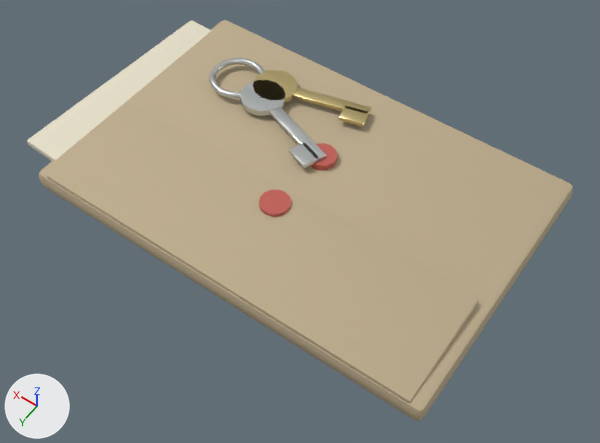
What one commit did to the FBX model Prototype/Assets/CTCC/Art/Meshes/CTCC_PROP_BayEnvelope.fbx.
Before and after are seen from a 50 mm lens placed at (-0.182, 0.259, 0.379), pointed at (-0.007, 0.014, -0.005). The axes (+X, +Y, +Z) are drawn at lower left. The lights are the same throughout. The first picture is the older version.

The first picture shows 'CTCC_PROP_BayEnvelope'.
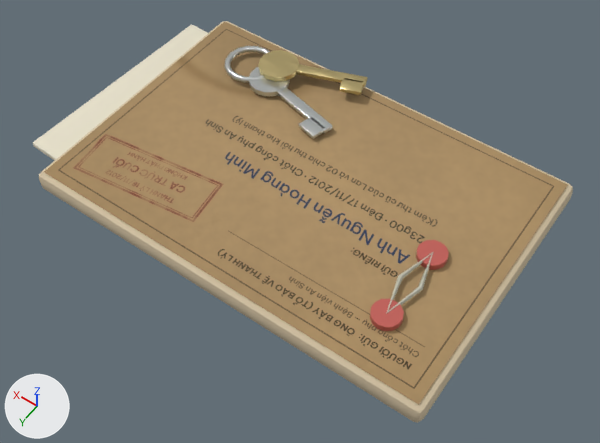
Where the change shows, as pixel boxes [x1, y1, x2, y2] in the pictures (600 x 443 px; the box of a moved part takes in the faces that stretch with it):
'CTCC_PROP_BayEnvelope', reshaped: before [27, 20, 573, 421]; after [33, 21, 573, 423]
part 1 of me_cube, moved or reshaped: before [39, 20, 573, 421]; after [39, 21, 573, 423]
part 2 of me_cube, added (red): after [370, 299, 404, 331]
part 3 of me_cube, added (red): after [416, 240, 449, 270]
part 4 of me_cube, moved or reshaped: before [27, 20, 211, 161]; after [33, 25, 208, 161]
part 5 of me_cube, moved or reshaped: before [209, 58, 264, 98]; after [224, 46, 270, 83]
part 6 of me_cube, added: after [249, 67, 290, 97]
part 7 of me_cube, moved or reshaped: before [292, 87, 371, 115]; after [277, 87, 333, 133]
part 8 of me_cube, moved or reshaped: before [289, 143, 319, 168]; after [299, 117, 325, 139]
part 9 of me_cube, added (beige): after [258, 50, 299, 82]
part 10 of me_cube, moved or reshaped: before [269, 106, 326, 162]; after [296, 64, 368, 87]
part 11 of me_cube, moved or reshaped: before [339, 106, 368, 126]; after [339, 78, 364, 95]
part 12 of me_cube, rebuilt (22% wider, 28% taller): before [47, 105, 478, 403]; after [44, 22, 568, 405]
part 13 of me_cube, added: after [386, 251, 434, 314]
part 14 of me_cube, deleted: before [240, 80, 285, 116]
part 15 of me_cube, deleted (red): before [310, 143, 337, 170]
part 16 of me_cube, deleted (beige): before [253, 70, 298, 103]
part 17 of me_cube, deleted (red): before [259, 190, 291, 217]

Patch to the scene script:
```diff
--- a/Prototype/Assets/CTCC/Art/Meshes/CTCC_PROP_BayEnvelope.fbx.py
+++ b/Prototype/Assets/CTCC/Art/Meshes/CTCC_PROP_BayEnvelope.fbx.py
@@ mat_cottonold @@
+mat_cottonold = bpy.data.materials.new('CottonOld')
+# colours: light grey #c4c4b5
+# uses the picture img_cottonold_normal_png
@@ me_cube @@
-me_cube.from_pydata(...)  # 664 vertices, 602 faces; spans x -0.13..0.153, y -0.087..0.087, z 0.002..0.023
+me_cube.from_pydata(...)  # 652 vertices, 677 faces; spans x -0.13..0.152, y -0.088..0.088, z 0.001..0.025
+# me_cube part 1: the loose piece of 56 vertices spanning x -0.13..0.13, y -0.087..0.087, z 0.002..0.016 is moved by (0.0, 0.0, -0.001)
+# me_cube part 2: a new loose piece, a 14-sided cylinder along z spanning x -0.0963..-0.0797, y 0.0435..0.0605, z 0.016..0.02, in mat_redpaint (red #c56159)
+# me_cube part 3: a new loose piece, a 14-sided cylinder along z spanning x -0.0963..-0.0797, y -0.0025..0.0145, z 0.016..0.02, in mat_redpaint (red #c56159)
+# me_cube part 4: the loose piece of 56 vertices spanning x -0.063..0.153, y -0.073..0.083, z 0.011..0.015 is scaled about its middle by (0.976, 0.979, 0.751), then moved by (0.001, -0.001, -0.002)
+# me_cube part 5: the loose piece of 160 vertices spanning x 0.062..0.098, y -0.058..-0.022, z 0.019..0.023 is moved by (0.002, -0.016, -0.001)
+# me_cube part 6: a new loose piece, a 14-sided cylinder along z spanning x 0.0509..0.0763, y -0.0643..-0.0383, z 0.0175..0.021, in mat_steel
+# me_cube part 7: the loose piece of 56 vertices spanning x -0.005..0.047, y -0.066..-0.046, z 0.019..0.023 is turned -28.6 degrees about the z axis through its middle and scaled by 0.922, then moved by (0.011, 0.013, -0.002), in mat_steel
+# me_cube part 8: the loose piece of 56 vertices spanning x -0.002..0.017, y -0.019..-0.003, z 0.019..0.023 is turned 5.7 degrees about the z axis through its middle and scaled by 0.882, then moved by (0.01, -0.022, -0.002)
+# me_cube part 9: a new loose piece, a 14-sided cylinder along z spanning x 0.0515..0.0768, y -0.0755..-0.0495, z 0.0213..0.0248, in mat_brass
+# me_cube part 10: the loose piece of 56 vertices spanning x -0.003..0.048, y -0.035..-0.01, z 0.019..0.023 is turned 40.1 degrees about the z axis through its middle and scaled by 0.922, then moved by (0.011, -0.051, 0.002), in mat_brass
+# me_cube part 11: the loose piece of 56 vertices spanning x -0.007..0.011, y -0.062..-0.047, z 0.019..0.023 is scaled about its middle by (0.853, 0.915, 1), then moved by (0.014, -0.019, 0.002)
+# me_cube part 12: the loose piece of 56 vertices spanning x -0.123..0.123, y 0.018..0.086, z 0.013..0.021 is rebuilt with 4 vertices and now spans x -0.126..0.126, y -0.084..0.084, z 0.016, in mat_doc_bayenvelopefront (picture img_doc_bayenvelopefront_png)
+# me_cube part 13: a new loose piece of 40 vertices spanning x -0.095..-0.081, y 0.005..0.053, z 0.018..0.02, in mat_cottonold
+# me_cube part 14: the loose piece of 28 vertices spanning x 0.043..0.07, y -0.049..-0.021, z 0.019..0.023 is deleted
+# me_cube part 15: the loose piece of 28 vertices spanning x -0.009..0.009, y -0.027..-0.009, z 0.016..0.02 is deleted
+# me_cube part 16: the loose piece of 28 vertices spanning x 0.042..0.069, y -0.061..-0.033, z 0.019..0.023 is deleted
+# me_cube part 17: the loose piece of 28 vertices spanning x -0.009..0.009, y 0.019..0.037, z 0.018..0.022 is deleted
 me_cube.materials.append(mat_kraftpaper)
@@ me_cube @@
 me_cube.materials.append(mat_brass)
+me_cube.materials.append(mat_doc_bayenvelopefront)  # picture img_doc_bayenvelopefront_png
+me_cube.materials.append(mat_cottonold)
```
